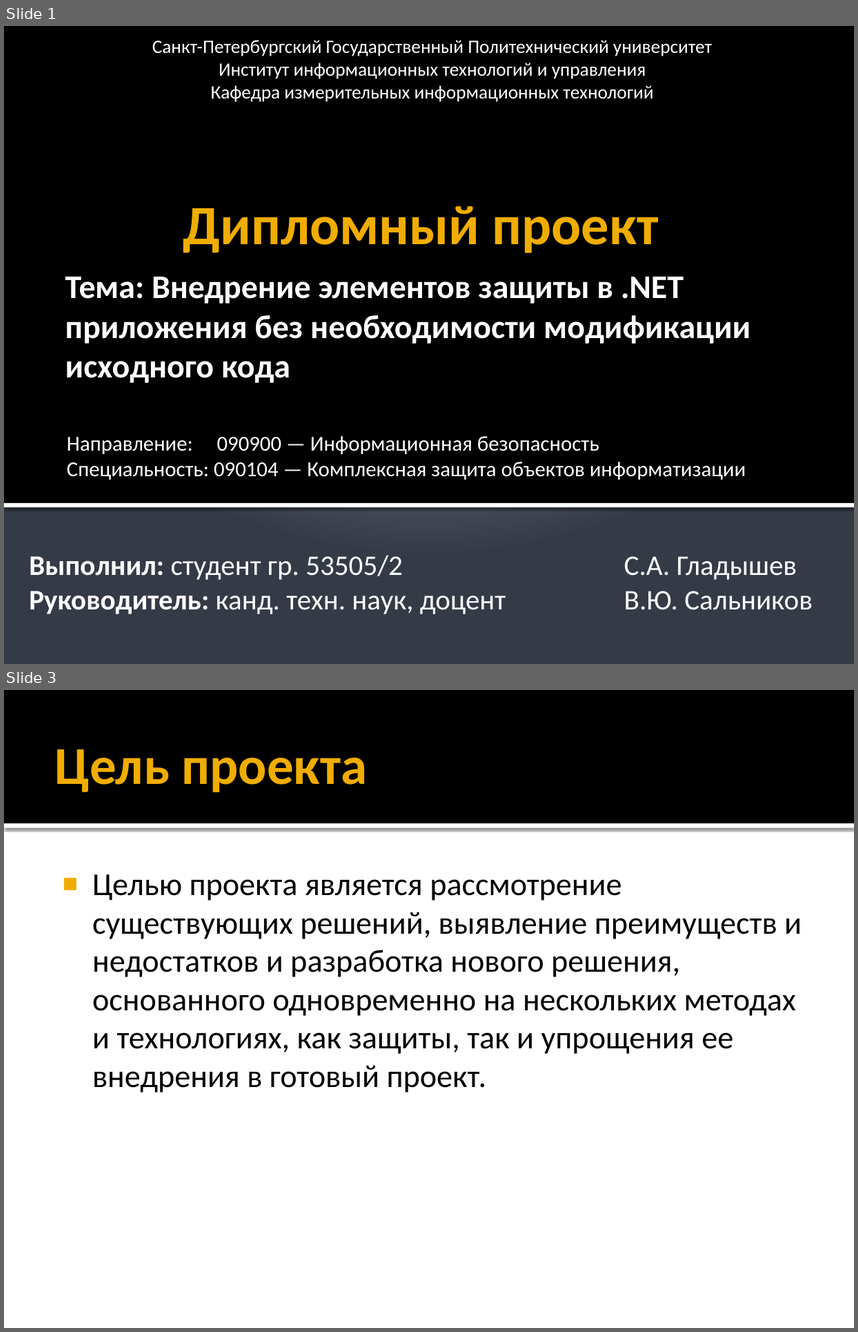
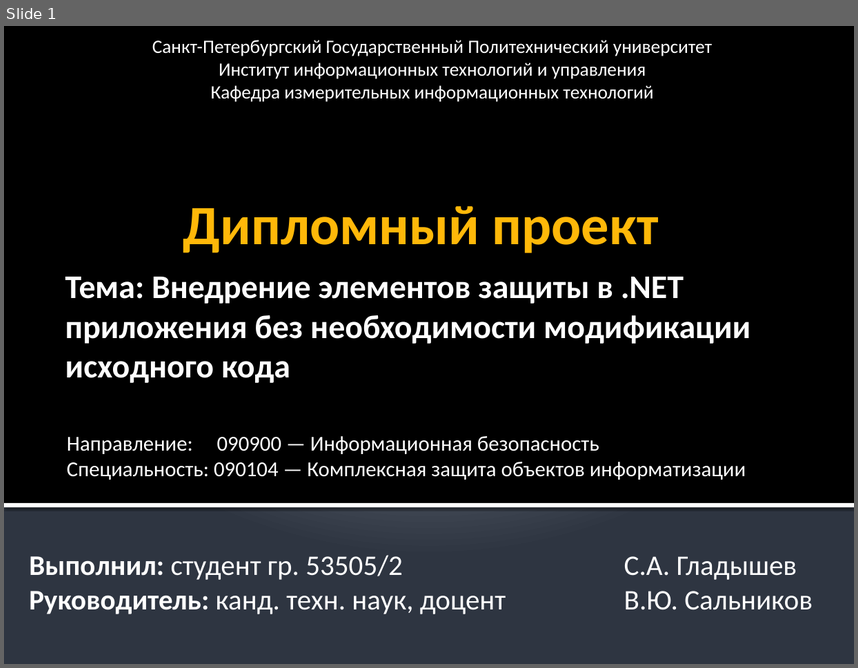
Before and after one commit to bestserg/MonoInjections, a slide deck: Presentation/Дипломный проект.pptx. Shown one above the other, each under a label of ours: slides 1 and 3 before the commit, slide 1 after it; the slides between them are not shown. The pictures are 858x1332 and 858x668 pixels, drawn with LibreOffice and Linux fonts; fonts in the diff are those of the drawing. Boxes give left, top, right and bottom in pixels: in the first picture for what was removed or moved away, otherwise in the second. Text is boxed around its words. In the diff, an @@ line names an element or a change of style, - is before the commit and + after.

```diff
--- a/Presentation/Дипломный проект.pptx
+++ b/Presentation/Дипломный проект.pptx
@@ slide 3 removed at (4,690,854,1328), background #FFFFFF @@
@@ rectangle removed at (4,690,854,823) @@
@@ title removed at (55,749,367,792) @@
-Цель проекта
@@ rectangle removed at (4,823,854,828) @@
@@ text removed at (92,874,802,1092) @@
-■ Целью проекта является рассмотрение существующих решений, выявление преимуществ и недостатков и разработка нового решения, основанного одновременно на нескольких методах и технологиях, как защиты, так и упрощения ее внедрения в готовый проект.
@@ slide 1 changed as well @@
@@ background gradient #C1C5D3 to #BFC4D2 to #353B47 to gradient #BFC5D1 to #BDC4D0 to #2E3642 @@
@@ title "Дипломный проект" at (183,206,659,253): text colour #F0AD00 to #FFB809 @@
```
Also in this commit, not shown: 10 other slides changed, 3 slides added, 3 other slides removed, 5 other files.
